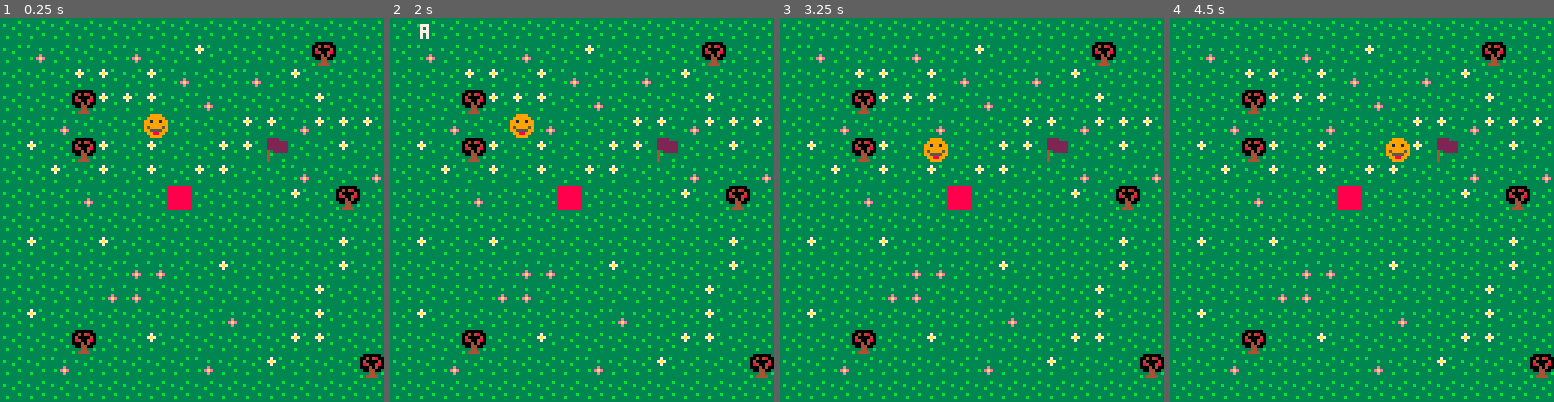
Above: before the commit, frames 1-4 (left to right).
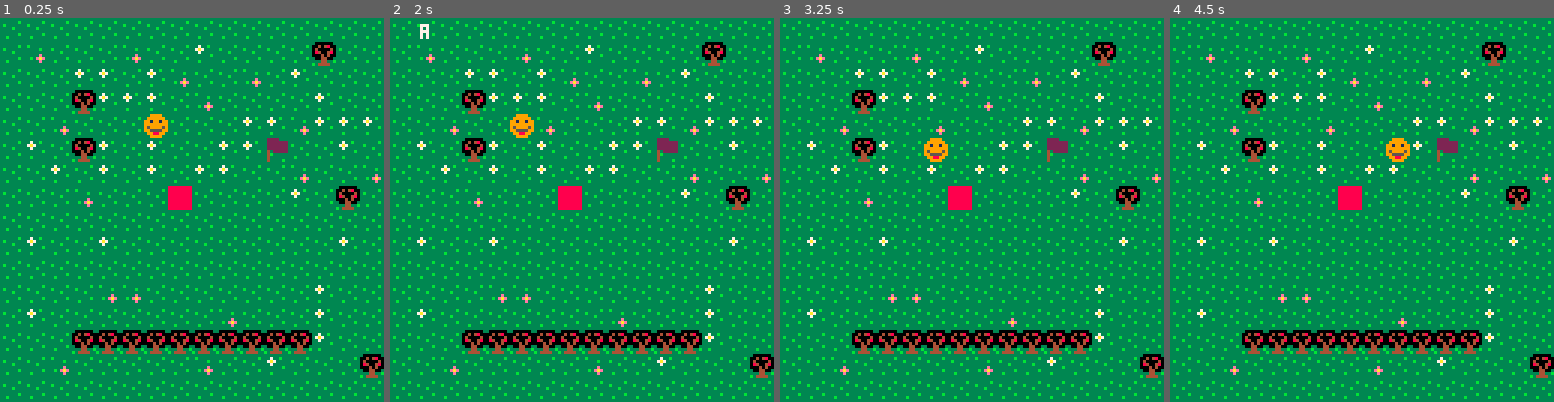
Above: after the commit, the same moments.

Repository: EdithMenechi/Projet-ADA-1-Jeu-Pico-8-Woof-
Game: PICO-8 cartridge Tuto_1.p8
Two runs of this game, one before a commit and one after it. Both use one fixed random seed, a clock stepped at 60 frames per second and the inputs below.
Inputs:
- Up to frame 1 (0.25 s): no input
- Up to frame 2 (2 s): tap X (X key) at 1.07 s; hold Left from 1.97 s (still down)
- Up to frame 3 (3.25 s): tap X (X key) every 0.33 s from 2.07 to 3.07 s; release Left at 2.37 s; hold Down 2.42-2.82 s; hold Right from 2.87 s (still down)
- Up to frame 4 (4.5 s): tap X (X key) every 0.33 s from 3.4 to 4.4 s; release Right at 3.53 s; hold Up 3.58-4.08 s; hold Right from 4.13 s (still down)

The runs differ from the first frame. In frame 1, 3.2% of the frame differs, in the area x 25-93%, y 63-88%; in frame 2, 3.2%; in frame 3, 3.2%; in frame 4, 3.2%.

Commit message:
fonctions up et down complètes

Diff:
--- a/Tuto_1.p8
+++ b/Tuto_1.p8
@@ -95,32 +95,36 @@
 end
 
 
-
---function clear()
- --if not (air == sub("bca",0,#air))
- --then air=""
- --end
---end
-
-
-
 function draw_var()
  print(air,10,2,7)
  if (air == "bca")
  then
-   print("super",10,10,7)
+   down()
   end if not (air == sub("bca",0,#air))
   then air="", create_msg("0","bin non")
  end
 end
 
 
---manque "revient a zero si faux"
---utiliser sub
---changer les conditions if not
-
-
-
+function down()
+	repeat
+		newy+=1
+		newx=p.x
+	until check_flag(0,newx,newy+1)
+		p.x=newx
+		p.y=newy
+		air=""
+end
+
+function up()
+	repeat
+		newy-=1
+		newx=p.x
+	until check_flag(0,newx,newy+1)
+		p.x=newx
+		p.y=newy
+		air=""
+end
 
 
 
@@ -321,10 +325,10 @@
 0202020402020207020202020302050202020202020202020202020202020202020202020202020202020202020202020202020202020202020202020202020202020202020202020202020202020202020202020202020202020202020202020202020202020202020202020202020202020203020202020202020202020202
 0202020202020202020202020202020202020202020202020202020202020202030202020202020202020202020202020202020202020202020202020202020202020202020202020202020202020202020202020202020202020202020202020202020202020302020202020202020202020203020202020202020202020202
 0203020203020202020202020202030202020202020202020202020202020202020202020202020202020203020202020202020202020202020302020202020202020202020202020202020202020202020202020202020203020202020202020202020202020202020202020202020202020302020202020202020202020202
-0202020202040402020302020202030203020202020202020202020202020202020202020202020202020202020202020202020202020202020202020202020202020202020202030202020202020202020202020202020202020202020202020202020202020202020202020202020202020302020202020202020202020202
+0202020202020202020202020202020203020202020202020202020202020202020202020202020202020202020202020202020202020202020202020202020202020202020202030202020202020202020202020202020202020202020202020202020202020202020202020202020202020302020202020202020202020202
 0202020204040202020202020203020202020202020202020202020202020202020202020202020202020202020202020202020202020202020202020202020202020202020202020202020202020202020202020202020202020202020202020202020202020202020202020202020202020302020202020202020202020202
 0203020202020202020402020203020202020202020202020202020202020202020202020202020202020202020202020202020202020202020202020202020202020202020202020202020202020202020202020202020202020202020202020202020202020202020202020202020202020202020202020202020202020202
-0202020502020302020202020303020202020202020202020202020202020202020202020202020202020202020202020202020202020202020202020202020202020202020202020202020202020202020202020202020202020202020202020202020202020202020202020202020202020302020202020202020202020202
+0202020505050505050505050503020202020202020202020202020202020202020202020202020202020202020202020202020202020202020202020202020202020202020202020202020202020202020202020202020202020202020202020202020202020202020202020202020202020302020202020202020202020202
 0202040202020202040202030202020502020202020202020202020202020202020202020202020202020202020202020202020202020202020202020202020202020202020202020202020202020202020202020202020202020202020202020302020202020202020202020202020202020302020202020202020202020202
 0202020202020202020202020202020202020202020202020202020202020202020202020202020202020202020202020202020202020202020202020202020202020202020202020202020202020202020202020202020202020202020202020202020202020202020202020202020202020302020202020202020202020202
 0202020203020202030202050203020202020202020202020202020202020202020202020202020202020202020202020202020202020202020202020202020202020202020202020202020202020202020202020202020202020202020202020202020202020202020202020202020202020202020202020202020202020202
